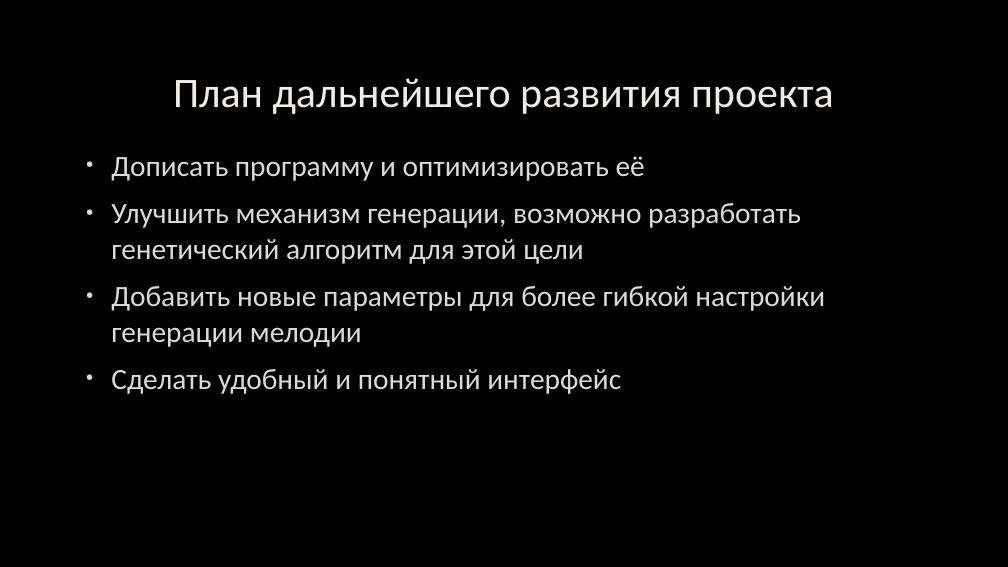
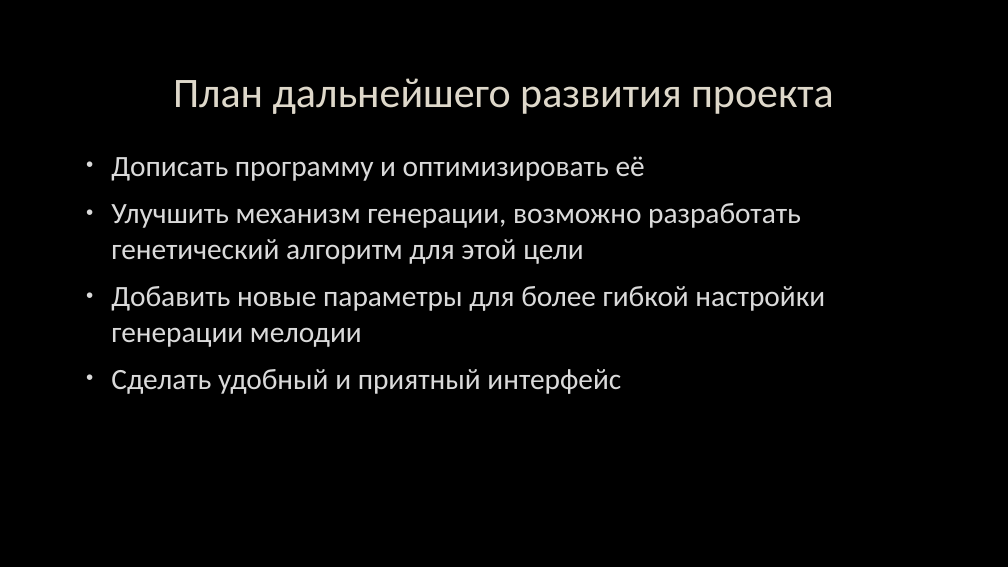
Before and after one commit to EugeniaBee/Melody-generator, a slide deck: slide 9 of Программа_Генерирующая_Музыку_ИП_Фрик_Евгений_2022.pptx (slide 8 before the commit). Drawn at 1008x567 pixels with LibreOffice and Linux fonts; fonts in the diff are those of the drawing; background and template pictures are left out. Boxes give left, top, right and bottom in pixels: in the first picture for what was removed or moved away, otherwise in the second. Text is boxed around its words. In the diff, an @@ line names an element or a change of style, - is before the commit and + after.

```diff
--- a/Программа_Генерирующая_Музыку_ИП_Фрик_Евгений_2022.pptx
+++ b/Программа_Генерирующая_Музыку_ИП_Фрик_Евгений_2022.pptx
@@ title "План дальнейшего развития проекта" at (173,78,834,114): text colour #EFEBE5 to #DED8CA @@
@@ text at (111,369,621,394): text changed @@
-• Сделать удобный и понятный интерфейс
+• Сделать удобный и приятный интерфейс
```
Also in this commit, not shown: 3 other slides changed, 1 slide added.
